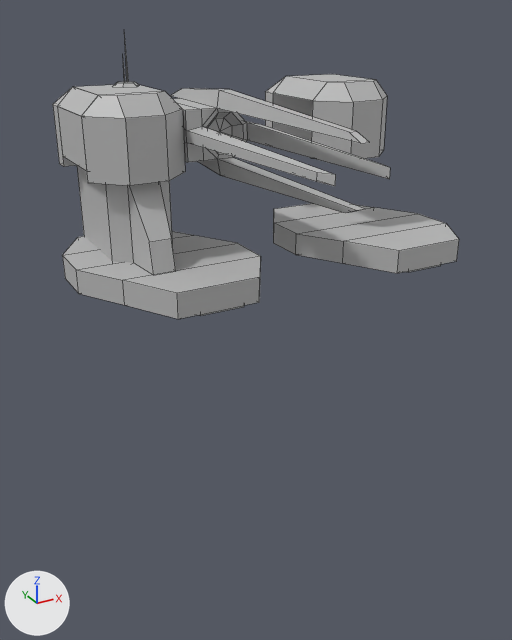
The FBX model CapstoneProject/Assets/CapstoneProject/Models/Fortifications/new/lightning_tier2.fbx, before and after one commit.
The view is the same before and after, from a camera (50 mm lens) standing at (-5.48, -12.07, 12.3) and looking at (1.36, 0.36, 6.09). Arrows for +X, +Y and +Z are at lower left; the lights stay in place. Mesh edges are drawn as thin lines. Where no turn or scale is listed for an object, it has been applied to the vertices.

In view in the first picture: 'door', 'head', 'horiz_pivot', 'horiz_pivot_ncl1_1', 'vert_pivot'.
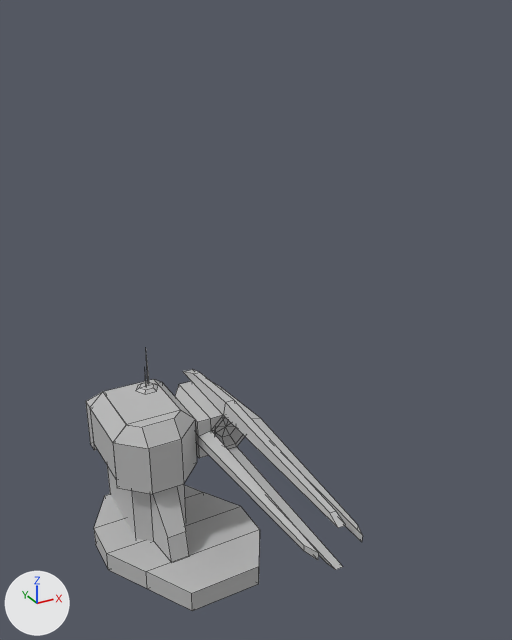
Pixel boxes [x1, y1, x2, y2] of what changed, in the pictures (512 x 640 px):
'horiz_pivot', reshaped, moved (6% narrower, 265% taller): before [273, 203, 459, 273]; after [86, 353, 260, 611]
'horiz_pivot_ncl1_1', deleted: before [53, 34, 261, 319]
'vert_pivot', moved: before [170, 88, 390, 213]; after [175, 369, 363, 570]
'head', deleted: before [265, 74, 387, 159]
'door', reshaped, moved: before [57, 106, 86, 171]; after [90, 409, 116, 479]
part 2 of me_horiz_pivot_ncl1_2, added: after [86, 379, 197, 494]
part 3 of me_horiz_pivot_ncl1_2, added: after [107, 466, 189, 563]
part 4 of me_horiz_pivot_ncl1_2, added: after [136, 353, 158, 394]

Patch to the scene script:
```diff
--- a/CapstoneProject/Assets/CapstoneProject/Models/Fortifications/new/lightning_tier2.fbx.py
+++ b/CapstoneProject/Assets/CapstoneProject/Models/Fortifications/new/lightning_tier2.fbx.py
@@ me_door_ncl1_1 @@
 # used by ob_door; location = (-1.84, 2.0, 10.18)
-me_door_ncl1_1.from_pydata(...)  # 12 vertices, 10 faces; spans x 0.0..0.4, y -0.86..0.84, z -0.68..0.68
+me_door_ncl1_1.from_pydata(...)  # 28 vertices, 18 faces; spans x 0.0..1.45, y -0.85..0.85, z -0.68..0.68
+# me_door_ncl1_1 part 1: the whole mesh is rebuilt
 me_door_ncl1_1.materials.append(mat_lambert1)
@@ me_horiz_pivot_ncl1_2 @@
 # used by ob_horiz_pivot; location = (5.0, 0.0, 7.0)
-me_horiz_pivot_ncl1_2.from_pydata(...)  # 32 vertices, 28 faces; spans x -2.26..1.26, y -1.1..3.1, z 0.0..0.67
+me_horiz_pivot_ncl1_2.from_pydata(...)  # 96 vertices, 81 faces; spans x -2.26..1.26, y -1.1..3.41, z 0.0..4.92
+# me_horiz_pivot_ncl1_2 part 2: a new loose piece of 24 vertices spanning x -1.84..0.16, y 0.52..3.19, z 2.29..3.85, in mat_lambert1 (grey #bcbcbc)
+# me_horiz_pivot_ncl1_2 part 3: a new loose piece of 20 vertices spanning x -1.49..-0.19, y -0.02..3.41, z 0.43..2.5, in mat_lambert1 (grey #bcbcbc)
+# me_horiz_pivot_ncl1_2 part 4
+# 20 vertices are added at x -0.78..-0.2, y 2.23..2.73, z 3.85..4.92
+# 14 new faces join them
 me_horiz_pivot_ncl1_2.materials.append(mat_lambert1)
@@ ob_door @@
 ob_door = bpy.data.objects.new('door', me_door_ncl1_1)
-ob_door.location = (-1.84, 2.0, 10.18)
+ob_door.location = (-1.84, 1.99, 3.18)
@@ ob_horiz_pivot @@
 ob_horiz_pivot = bpy.data.objects.new('horiz_pivot', me_horiz_pivot_ncl1_2)
-ob_horiz_pivot.location = (5.0, 0.0, 7.0)
+ob_horiz_pivot.location = (0.0, 0.0, 0.0)
@@ ob_vert_pivot @@
 ob_vert_pivot = bpy.data.objects.new('vert_pivot', me_vert_pivot_ncl1_1)
-ob_vert_pivot.location = (1.0, 2.0, 10.0)
+ob_vert_pivot.location = (1.0, 2.0, 3.0)
@@ ob_head @@
-ob_head = bpy.data.objects.new('head', me_head_ncl1_1)
-ob_head.location = (4.0, 2.0, 10.07)
@@ ob_horiz_pivot_ncl1_1 @@
-ob_horiz_pivot_ncl1_1 = bpy.data.objects.new('horiz_pivot_ncl1_1', me_horiz_pivot_ncl1_3)
-ob_horiz_pivot_ncl1_1.location = (0.0, 0.0, 7.0)
```
